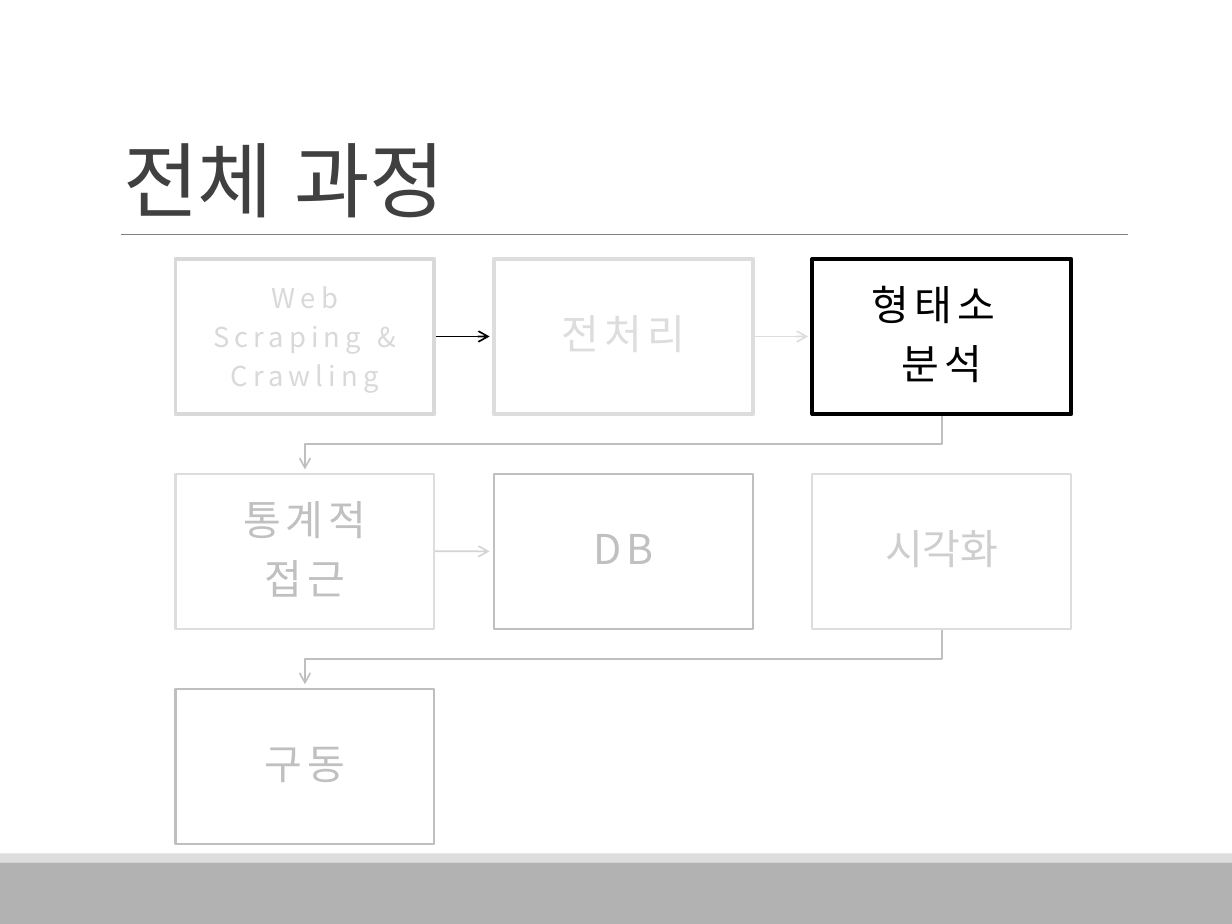
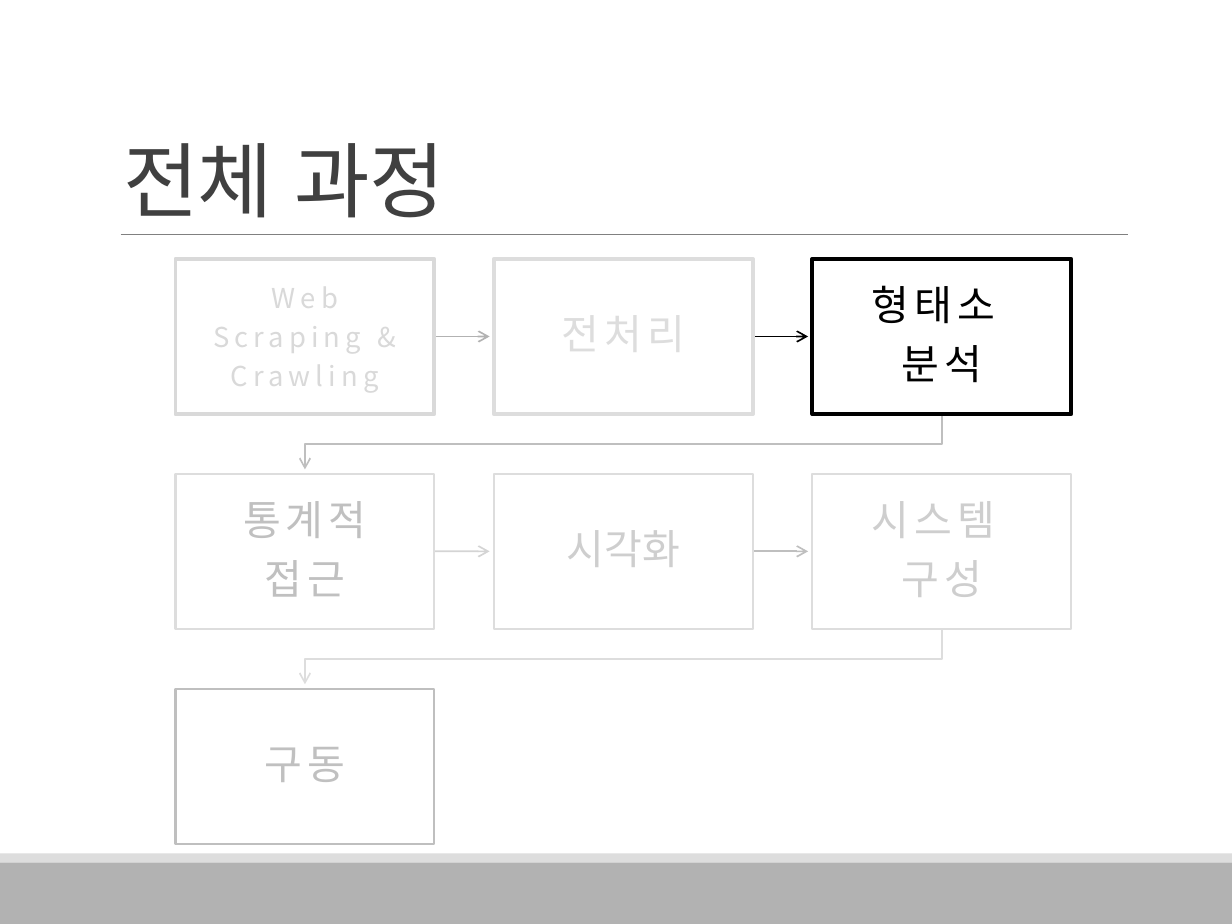
Before and after one commit to HaYongdae/issuewhatshow, a slide deck: slide 12 of doc/최종 PPT.pptx. Drawn at 1232x924 pixels with LibreOffice and Linux fonts; fonts in the diff are those of the drawing. Boxes give left, top, right and bottom in pixels: in the first picture for what was removed or moved away, otherwise in the second. Text is boxed around its words. In the diff, an @@ line names an element or a change of style, - is before the commit and + after.

```diff
--- a/doc/최종 PPT.pptx
+++ b/doc/최종 PPT.pptx
@@ freeform shape at [434,330,489,342]: outline #000000 1 pt to #B2B2B2 1 pt @@
@@ freeform shape at [753,330,808,342]: outline #DDDDDD 1 pt to #000000 1 pt @@
@@ text "시각화": place and size @@
-text "시각화" at [885,530,998,567]
+text "시각화" at [567,530,680,567]
@@ rectangle at [494,474,753,630]: outline #BFBFBF 1.25 pt to #DDDDDD 1.25 pt @@
@@ text added at [872,501,996,597], 24 pt, text #CECECE @@
+시스템
+구성
@@ text removed at [593,534,653,564] @@
-DB
@@ freeform shape at [753,546,808,558]: outline #FFFFFF 1 pt to #BFBFBF 1 pt @@
@@ freeform shape at [306,628,942,684]: outline #BFBFBF 1 pt to #DDDDDD 1 pt @@
```
Also in this commit, not shown: 20 other slides changed, 5 slides added, 9 slides removed.
